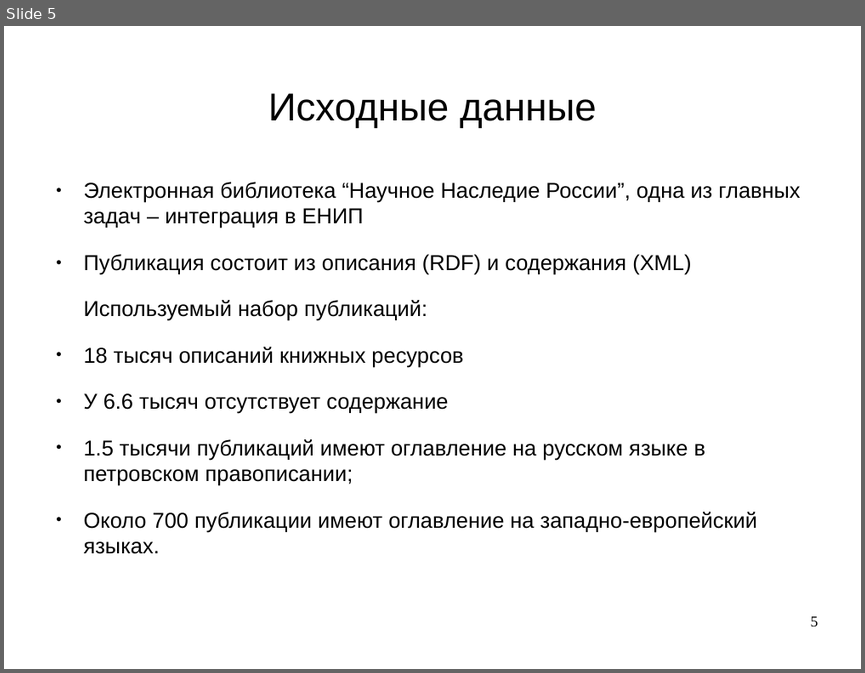
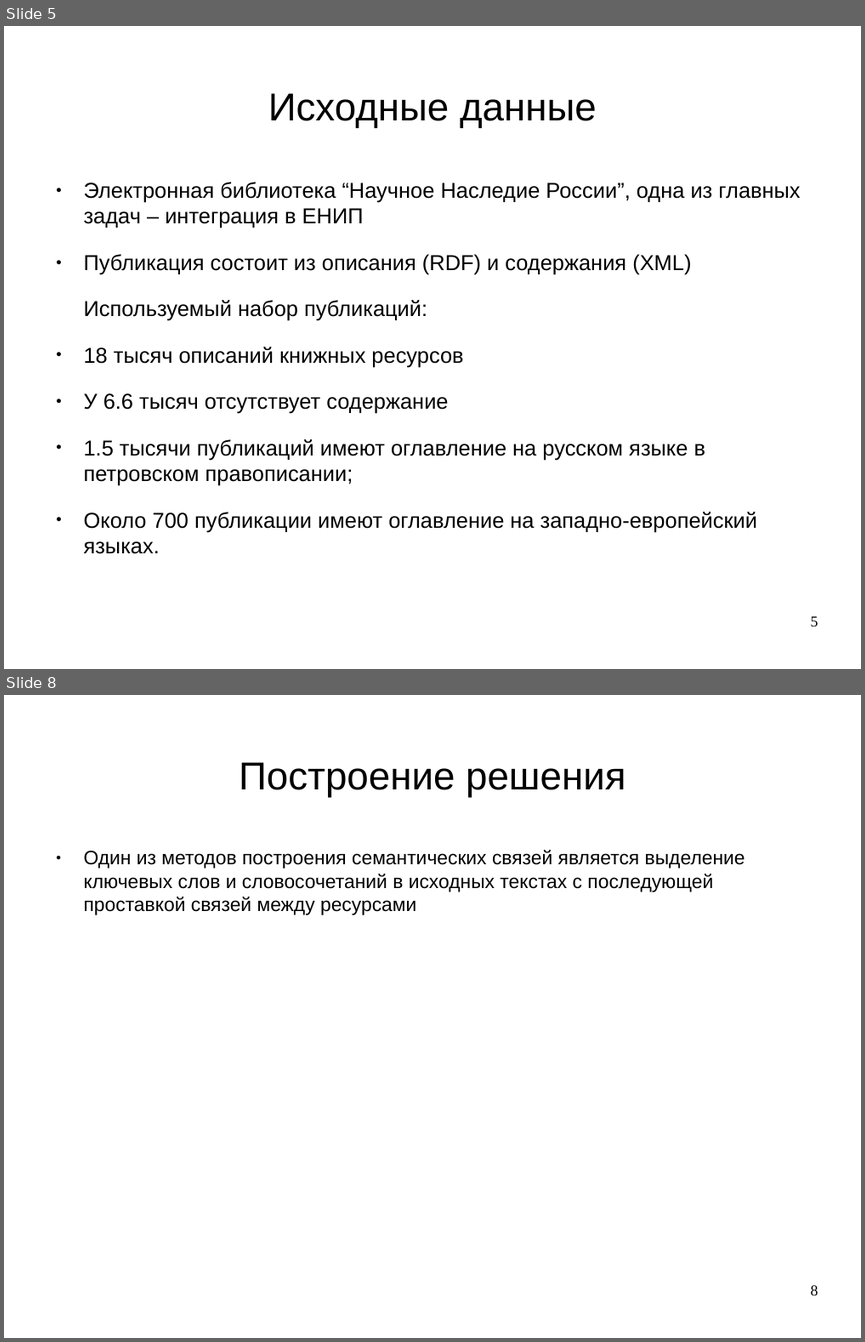
Before and after one commit to kfr2359/SemanticLinkExtraction, a slide deck: docs/final report.odp. Shown one above the other, each under a label of ours: slide 5 before the commit, slides 5 and 8 after it; the slides between them are not shown. The pictures are 865x673 and 865x1342 pixels, drawn with LibreOffice and Linux fonts; fonts in the diff are those of the drawing. Boxes give left, top, right and bottom in pixels: in the first picture for what was removed or moved away, otherwise in the second. Text is boxed around its words. In the diff, an @@ line names an element or a change of style, - is before the commit and + after.

```diff
--- a/docs/final report.odp
+++ b/docs/final report.odp
@@ slide 8 added at (4, 695, 861, 1338), background #FFFFFF @@
@@ title added at (239, 762, 625, 797), 36 pt, text #000000 @@
+Построение решения
@@ text added at (84, 850, 745, 915), 18 pt, text #000000 @@
+● Один из методов построения семантических связей является выделение ключевых слов и словосочетаний в исходных текстах с последующей проставкой связей между ресурсами
@@ page number added at (811, 1285, 818, 1295), 14 pt, text #000000 @@
+8
```
Also in this commit, not shown: 2 slides changed, 19 other files.
